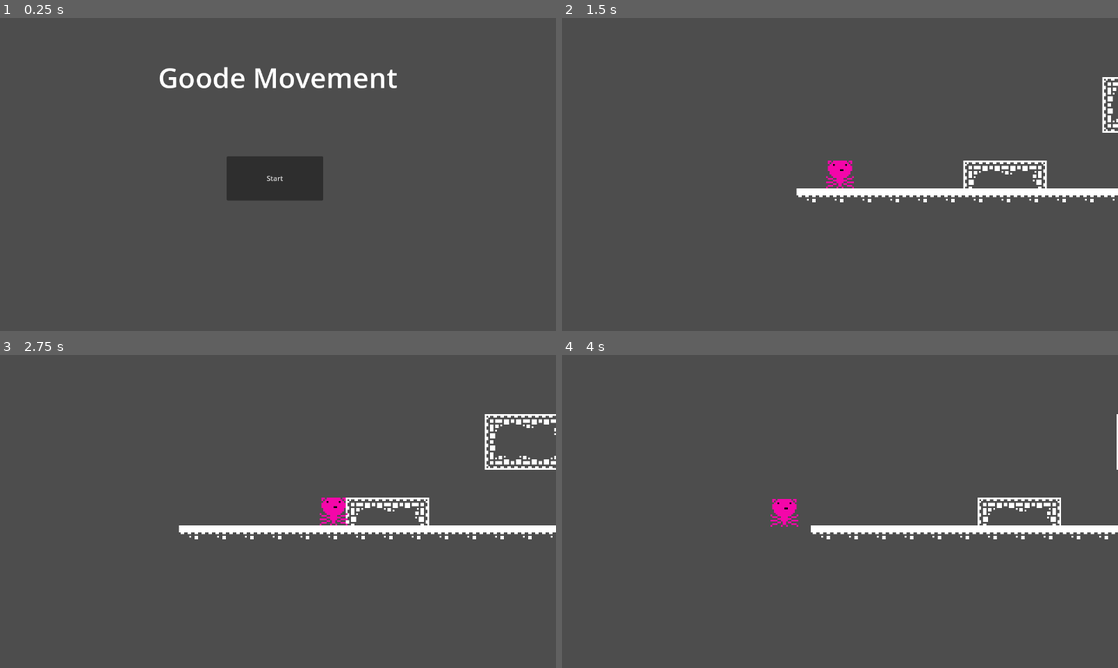
Above: before the commit, frames 1-4 (two rows, left to right).
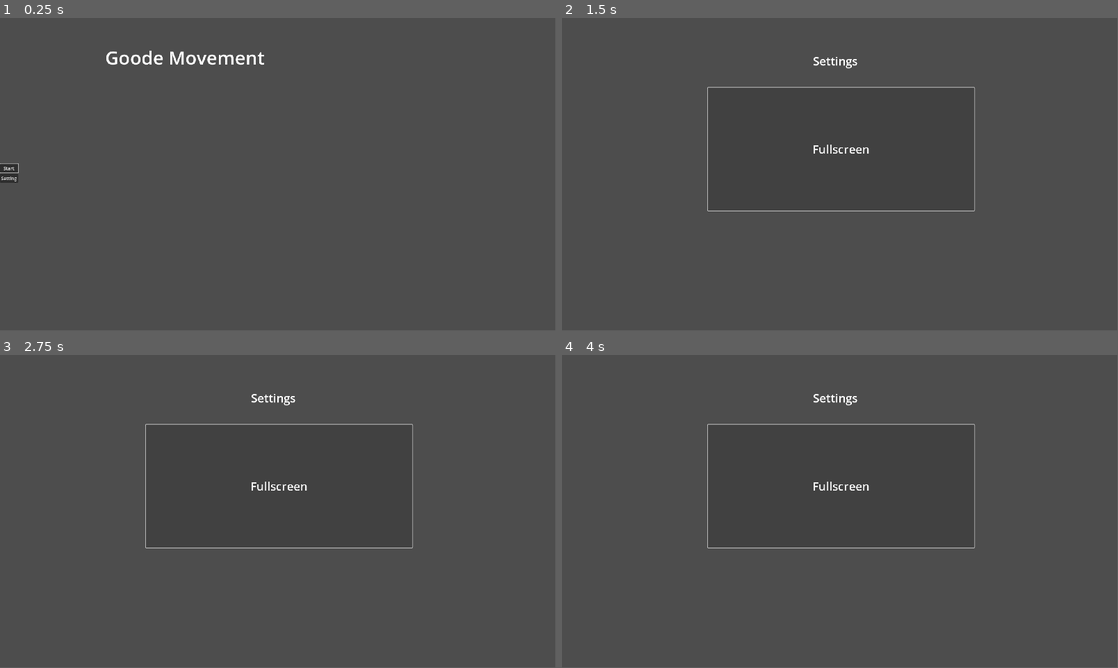
Above: after the commit, the same moments.

Repository: Allophycocyanin/GoodeMovement
Game: Godot game, scene res://main_menu.tscn
Two runs of this game, one before a commit and one after it. Both use one fixed random seed, a clock stepped at 60 frames per second and the inputs below.
Inputs (mouse positions are in pixels of both pictures, inside the frame that each line leads up to):
- Up to frame 1 (0.25 s): no input
- Up to frame 2 (1.5 s): click (573, 177) at 0.5 s, where only the run after the commit has a clickable "Setting"; click (834, 177) at 1.25 s, where only the run before the commit has a clickable "Start"
- Up to frame 3 (2.75 s): hold D (move_right) from 2.03 s (still down); tap Shift (sprint) at 2.1 s
- Up to frame 4 (4 s): tap Shift (sprint) at 2.85, 3.6 s; release D (move_right) at 3.53 s; hold A (move_left) from 3.53 s (still down)
In our replay, the window is 800x450 before the commit and 799x449 after it. These sizes can differ from the game's own. Grey fills any space a smaller window leaves; there, only what the larger window draws over its background counts as a difference.

The runs differ from the first frame. In frame 1, 4.2% of the frame differs, in the area x 0-72%, y 10-59%; in frame 2, 3.2%; in frame 3, 3.9%; in frame 4, 3.0%.

Commit message:
settings

Diff:
--- a/main_menu.gd
+++ b/main_menu.gd
@@ -4,6 +4,7 @@
 # Called when the node enters the scene tree for the first time.
 func _ready():
 	print('Main Menu Ready')
+	$Options/StartButton.grab_focus()
 
 
 # Called every frame. 'delta' is the elapsed time since the previous frame.
@@ -13,3 +14,8 @@
 
 func _on_start_button_pressed():
 	get_tree().change_scene_to_file('res://level_1.tscn')
+
+
+
+func _on_settings_button_pressed():
+	get_tree().change_scene_to_file('res://settings.tscn')
--- a/main_menu.tscn
+++ b/main_menu.tscn
@@ -17,11 +17,27 @@
 horizontal_alignment = 1
 vertical_alignment = 1
 
-[node name="StartButton" type="Button" parent="."]
-offset_left = 522.0
-offset_top = 318.0
-offset_right = 744.0
-offset_bottom = 420.0
+[node name="Options" type="VFlowContainer" parent="."]
+anchors_preset = 8
+anchor_left = 0.5
+anchor_top = 0.5
+anchor_right = 0.5
+anchor_bottom = 0.5
+offset_top = -6.0
+offset_right = 1920.0
+offset_bottom = 1080.0
+grow_horizontal = 2
+grow_vertical = 2
+alignment = 1
+
+[node name="StartButton" type="Button" parent="Options"]
+layout_mode = 2
 text = "Start"
 
-[connection signal="pressed" from="StartButton" to="." method="_on_start_button_pressed"]
+[node name="SettingsButton" type="Button" parent="Options"]
+layout_mode = 2
+text = "Setting
+"
+
+[connection signal="pressed" from="Options/StartButton" to="." method="_on_start_button_pressed"]
+[connection signal="pressed" from="Options/SettingsButton" to="." method="_on_settings_button_pressed"]
--- a/project.godot
+++ b/project.godot
@@ -17,12 +17,52 @@
 
 [display]
 
-window/size/viewport_width=1280
-window/size/viewport_height=720
+window/size/viewport_width=1920
+window/size/viewport_height=1080
 window/size/resizable=false
 
 [input]
 
+ui_accept={
+"deadzone": 0.5,
+"events": [Object(InputEventKey,"resource_local_to_scene":false,"resource_name":"","device":0,"window_id":0,"alt_pressed":false,"shift_pressed":false,"ctrl_pressed":false,"meta_pressed":false,"pressed":false,"keycode":4194309,"physical_keycode":0,"key_label":0,"unicode":0,"echo":false,"script":null)
+, Object(InputEventKey,"resource_local_to_scene":false,"resource_name":"","device":0,"window_id":0,"alt_pressed":false,"shift_pressed":false,"ctrl_pressed":false,"meta_pressed":false,"pressed":false,"keycode":4194310,"physical_keycode":0,"key_label":0,"unicode":0,"echo":false,"script":null)
+, Object(InputEventKey,"resource_local_to_scene":false,"resource_name":"","device":0,"window_id":0,"alt_pressed":false,"shift_pressed":false,"ctrl_pressed":false,"meta_pressed":false,"pressed":false,"keycode":32,"physical_keycode":0,"key_label":0,"unicode":32,"echo":false,"script":null)
+, Object(InputEventJoypadButton,"resource_local_to_scene":false,"resource_name":"","device":-1,"button_index":0,"pressure":0.0,"pressed":false,"script":null)
+]
+}
+ui_left={
+"deadzone": 0.5,
+"events": [Object(InputEventKey,"resource_local_to_scene":false,"resource_name":"","device":0,"window_id":0,"alt_pressed":false,"shift_pressed":false,"ctrl_pressed":false,"meta_pressed":false,"pressed":false,"keycode":4194319,"physical_keycode":0,"key_label":0,"unicode":0,"echo":false,"script":null)
+, Object(InputEventJoypadButton,"resource_local_to_scene":false,"resource_name":"","device":0,"button_index":13,"pressure":0.0,"pressed":false,"script":null)
+, Object(InputEventJoypadMotion,"resource_local_to_scene":false,"resource_name":"","device":0,"axis":0,"axis_value":-1.0,"script":null)
+, Object(InputEventKey,"resource_local_to_scene":false,"resource_name":"","device":-1,"window_id":0,"alt_pressed":false,"shift_pressed":false,"ctrl_pressed":false,"meta_pressed":false,"pressed":false,"keycode":0,"physical_keycode":65,"key_label":0,"unicode":97,"echo":false,"script":null)
+]
+}
+ui_right={
+"deadzone": 0.5,
+"events": [Object(InputEventKey,"resource_local_to_scene":false,"resource_name":"","device":0,"window_id":0,"alt_pressed":false,"shift_pressed":false,"ctrl_pressed":false,"meta_pressed":false,"pressed":false,"keycode":4194321,"physical_keycode":0,"key_label":0,"unicode":0,"echo":false,"script":null)
+, Object(InputEventJoypadButton,"resource_local_to_scene":false,"resource_name":"","device":0,"button_index":14,"pressure":0.0,"pressed":false,"script":null)
+, Object(InputEventJoypadMotion,"resource_local_to_scene":false,"resource_name":"","device":0,"axis":0,"axis_value":1.0,"script":null)
+, Object(InputEventKey,"resource_local_to_scene":false,"resource_name":"","device":-1,"window_id":0,"alt_pressed":false,"shift_pressed":false,"ctrl_pressed":false,"meta_pressed":false,"pressed":false,"keycode":0,"physical_keycode":68,"key_label":0,"unicode":100,"echo":false,"script":null)
+]
+}
+ui_up={
+"deadzone": 0.5,
+"events": [Object(InputEventKey,"resource_local_to_scene":false,"resource_name":"","device":0,"window_id":0,"alt_pressed":false,"shift_pressed":false,"ctrl_pressed":false,"meta_pressed":false,"pressed":false,"keycode":4194320,"physical_keycode":0,"key_label":0,"unicode":0,"echo":false,"script":null)
+, Object(InputEventJoypadButton,"resource_local_to_scene":false,"resource_name":"","device":0,"button_index":11,"pressure":0.0,"pressed":false,"script":null)
+, Object(InputEventJoypadMotion,"resource_local_to_scene":false,"resource_name":"","device":0,"axis":1,"axis_value":-1.0,"script":null)
+, Object(InputEventKey,"resource_local_to_scene":false,"resource_name":"","device":-1,"window_id":0,"alt_pressed":false,"shift_pressed":false,"ctrl_pressed":false,"meta_pressed":false,"pressed":false,"keycode":0,"physical_keycode":87,"key_label":0,"unicode":119,"echo":false,"script":null)
+]
+}
+ui_down={
+"deadzone": 0.5,
+"events": [Object(InputEventKey,"resource_local_to_scene":false,"resource_name":"","device":0,"window_id":0,"alt_pressed":false,"shift_pressed":false,"ctrl_pressed":false,"meta_pressed":false,"pressed":false,"keycode":4194322,"physical_keycode":0,"key_label":0,"unicode":0,"echo":false,"script":null)
+, Object(InputEventJoypadButton,"resource_local_to_scene":false,"resource_name":"","device":0,"button_index":12,"pressure":0.0,"pressed":false,"script":null)
+, Object(InputEventJoypadMotion,"resource_local_to_scene":false,"resource_name":"","device":0,"axis":1,"axis_value":1.0,"script":null)
+, Object(InputEventKey,"resource_local_to_scene":false,"resource_name":"","device":-1,"window_id":0,"alt_pressed":false,"shift_pressed":false,"ctrl_pressed":false,"meta_pressed":false,"pressed":false,"keycode":0,"physical_keycode":83,"key_label":0,"unicode":115,"echo":false,"script":null)
+]
+}
 return_to_main_menu={
 "deadzone": 0.5,
 "events": [Object(InputEventKey,"resource_local_to_scene":false,"resource_name":"","device":0,"window_id":0,"alt_presse …(181 unchanged characters)…
--- /dev/null
+++ b/settings.gd
@@ -0,0 +1,17 @@
+extends Node2D
+
+
+# Called when the node enters the scene tree for the first time.
+func _ready():
+	print('Settings loaded')
+
+
+# Called every frame. 'delta' is the elapsed time since the previous frame.
+func _input(event):
+	if event.is_action_pressed("return_to_main_menu"):
+		get_tree().change_scene_to_file('res://main_menu.tscn')
+
+
+
+func _on_fullscreen_pressed():
+	DisplayServer.window_set_mode(DisplayServer.WINDOW_MODE_FULLSCREEN)
--- /dev/null
+++ b/settings.tscn
@@ -0,0 +1,26 @@
+[gd_scene load_steps=2 format=3 uid="uid://ceqgop2u3ilaf"]
+
+[ext_resource type="Script" path="res://settings.gd" id="1_pa5j6"]
+
+[node name="Settings" type="Node2D"]
+script = ExtResource("1_pa5j6")
+
+[node name="Label" type="Label" parent="."]
+offset_left = 345.0
+offset_top = 32.0
+offset_right = 1547.0
+offset_bottom = 265.0
+theme_override_font_sizes/font_size = 40
+text = "Settings"
+horizontal_alignment = 1
+vertical_alignment = 1
+
+[node name="Fullscreen" type="Button" parent="."]
+offset_left = 504.0
+offset_top = 241.0
+offset_right = 1426.0
+offset_bottom = 666.0
+theme_override_font_sizes/font_size = 40
+text = "Fullscreen"
+
+[connection signal="pressed" from="Fullscreen" to="." method="_on_fullscreen_pressed"]
